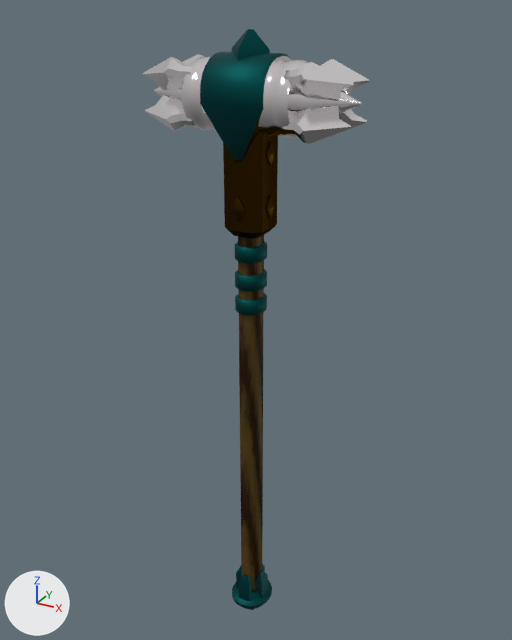
The Blender file Assets/Models/Молот.blend: old version first, new version second.
Rendered twice from a camera (50 mm lens) standing at (1.81, -3.23, 1.05) and looking at (-0.03, 0.12, -0.62). Every picture has the same lights, and +X, +Y and +Z are marked at lower left.

In view in the first picture: 'Axe'.
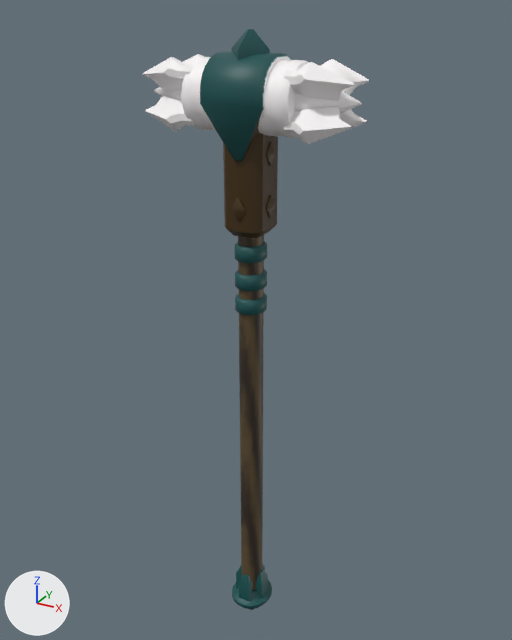
The newer file is also rescaled (x0.2) as a whole; pictures and numbers use the older file's frame.

Boxes [x1, y1, x2, y2] around the edits, measured in the pictures (512 x 640 px):
part 1 of me_цилиндр_008, cut back
    before: [154, 51, 362, 609]
    after: [154, 51, 361, 609]
part 2 of me_цилиндр_008, recoloured (black to brown)
    both: [210, 120, 274, 610]
part 3 of me_цилиндр_008, recoloured
    both: [200, 29, 292, 601]
part 4 of me_цилиндр_008, recoloured (grey to white)
    both: [143, 54, 369, 144]

The change in detail:
Picture 'Atlas_s' (img_atlas_s) is new.
Picture 'Atlas_t' (img_atlas_t) is new.
Material 'Axe_BAKED' (mat_axe_baked) is new.
Uses the picture img_atlas_s.
Uses the picture img_atlas_t.
me_цилиндр_008 is used by ob_axe; location (0.0, 0.0, 0.0).
me_цилиндр_008 had 1875 vertices, 3407 faces and spanned x -0.59..0.59, y -0.2..0.2, z -2.75..0.96.
me_цилиндр_008 no longer uses material mat_материал (white #e7e7e7).
me_цилиндр_008 no longer uses material mat_дерево_топор_001.
me_цилиндр_008 now has 1328 vertices, 2404 faces and spans x -0.59..0.59, y -0.2..0.2, z -2.75..0.96.
me_цилиндр_008 part 1: 88 vertices moved from x -0.49..0.49, y -0.11..0.1, z -2.64..0.72 to x -0.49..0.49, y -0.1..0.1, z -2.58..0.72; 775 vertices removed from x -0.59..0.59, y -0.17..0.17, z -2.64..0.86; 228 vertices added at x -0.37..0.37, y -0.17..0.17, z -2.64..0.86.
me_цилиндр_008 part 2: 68 faces spanning x -0.16..0.14, y -0.2..0.15, z -2.75..0.63 switch from mat_material_002 to mat_axe_baked.
me_цилиндр_008 part 3: 96 faces spanning x -0.18..0.18, y -0.2..0.2, z -2.65..0.96 switch from mat_lower (dark cyan #0d5050) to mat_axe_baked.
me_цилиндр_008 part 4: 531 faces spanning x -0.58..0.59, y -0.19..0.19, z 0.47..0.83 switch from mat_metal_топор to mat_axe_baked.
